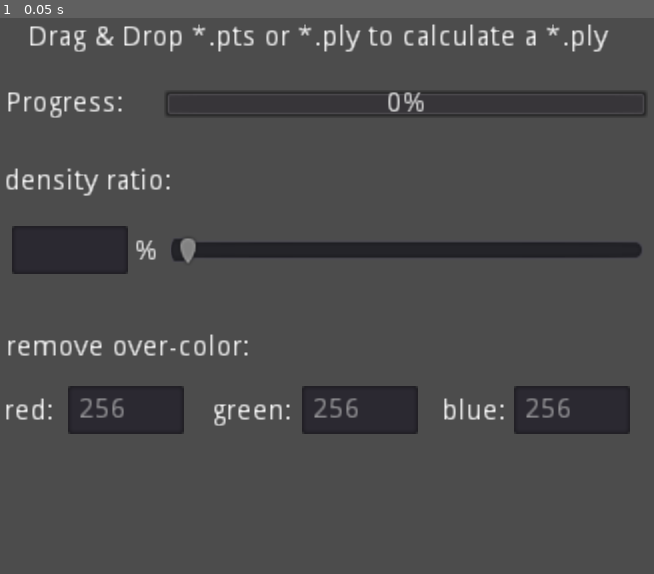
Above: before the commit, frame 1.
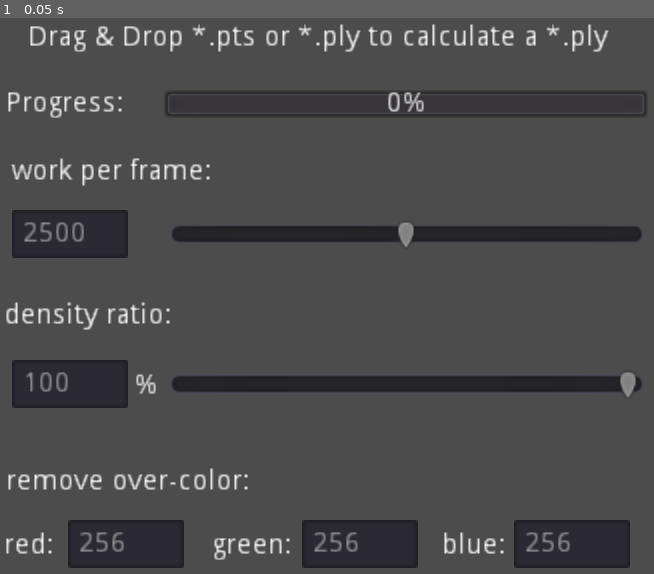
Above: after the commit, the same moment.

Repository: is2you2/pts_to_ply
Game: Godot game, scene res://Main.tscn
The game is run twice, just before and just after one commit, with the same random seed, the same clock (stepped at 60 frames per second) and the same inputs.
Inputs:
- Up to frame 1 (0.05 s): no input

The runs differ from the first frame. In frame 1, 19% of the frame differs, in the area x 0-99%, y 25-99%.

Commit message:
포인트 클라우드 밀도에 따른 감소처리

Diff:
--- a/Main.gd
+++ b/Main.gd
@@ -3,6 +3,8 @@
 
 func _ready():
 	get_tree().connect("files_dropped", self, 'drag_drop')
+	$PercentEdit.placeholder_text = str($PercentSlider.value)
+	$PercentEdit2.placeholder_text = str($PercentSlider2.value)
 
 const form:= [
 	'ply',
@@ -46,7 +48,7 @@
 	var result:= File.new()
 	var rerr:= result.open(_orig_dir_path + _orig_name + '_result.ply', File.WRITE)
 	var total_vertex_count:int
-	# 아래부터 파일 직접 편집
+	# 아래부터 파일 직접 편집, 헤더 부분
 	if _orig_ext == 'pts': # 입력파일이 pts인경우 헤더처리 진행
 		var count_line:= file.get_line()
 		total_vertex_count = int(count_line)
@@ -61,32 +63,64 @@
 			if line[0] == 'element' and line[1] == 'vertex':
 				total_vertex_count = int(line[2])
 	return
-	var work_count:= 0
-	var f_line:String
+	# 클라우드 포인트 부분
+	var work_count:= 0 # 현재 작업량
+	# 색상 초과 제한
+	var color_limit:= {
+		'red': 256,
+		'green': 256,
+		'blue': 256,
+	}
+	if $RedCol.text:
+		color_limit['red'] = int($RedCol.text)
+	if $GreenCol.text:
+		color_limit['green'] = int($GreenCol.text)
+	if $BlueCol.text:
+		color_limit['blue'] = int($BlueCol.text)
+	var line:String
+	var ratio:= 0.0
+	var last_ratio_hundred:= 0
 	while not file.eof_reached():
-		f_line = file.get_line()
-		if not f_line:
-			break
-		result.store_line(f_line)
+		line = file.get_line()
+		if not line: break
+		ratio += density_ratio
+		if ratio > 1000: ratio -= 1000
+		var ratio_hundred:= int(ratio / 100)
+		if last_ratio_hundred == ratio_hundred:
+			total_vertex_count -= 1
+			continue
+		last_ratio_hundred = ratio_hundred
+		result.store_line(line)
 		$current.text = str(file.get_position())
 		work_count += 1
-		if work_count >= BUNDLE_COUNT:
+		if work_count >= work_limit:
 			work_count = 0
-			yield(get_tree, "physics_frame")
+			yield(get_tree, "idle_frame")
 	result.flush()
 	result.close()
 	file.close()
 	get_tree.quit()
 
 # 한번에 처리하는 줄 수
-const BUNDLE_COUNT:= 3000
+var work_limit:= 2500
+var density_ratio:= 100.0
 
 func _on_LineEdit_text_changed(new_text):
 	if new_text:
 		$PercentSlider.value = float(new_text)
-		$PercentSlider.editable = false
-	else:
-		$PercentSlider.editable = true
+	$PercentSlider.editable = not bool(new_text)
+	density_ratio = float(new_text)
 
 func _on_PercentSlider_value_changed(value):
 	$PercentEdit.placeholder_text = str(value)
+	density_ratio = float(value)
+
+func _on_PercentEdit2_text_changed(new_text):
+	if new_text:
+		$PercentSlider2.value = int(new_text)
+	$PercentSlider2.editable = not bool(new_text)
+	work_limit = int(new_text)
+
+func _on_PercentSlider2_value_changed(value):
+	$PercentEdit2.placeholder_text = str(value)
+	work_limit = int(value)
--- a/Main.tscn
+++ b/Main.tscn
@@ -21,6 +21,13 @@
 margin_bottom = 61.0
 text = "Progress: "
 
+[node name="Label8" type="Label" parent="."]
+margin_left = 27.0
+margin_top = 81.0
+margin_right = 90.0
+margin_bottom = 95.0
+text = "work per frame:"
+
 [node name="ProgressBar" type="ProgressBar" parent="."]
 margin_left = 103.0
 margin_top = 47.0
@@ -29,81 +36,98 @@
 
 [node name="Label2" type="Label" parent="."]
 margin_left = 23.0
-margin_top = 86.0
+margin_top = 153.0
 margin_right = 111.0
-margin_bottom = 100.0
+margin_bottom = 167.0
 text = "density ratio: "
 
 [node name="Label4" type="Label" parent="."]
 margin_left = 23.0
-margin_top = 201.0
+margin_top = 268.0
 margin_right = 48.0
-margin_bottom = 215.0
+margin_bottom = 282.0
 text = "red:"
 
 [node name="Label5" type="Label" parent="."]
 margin_left = 127.0
-margin_top = 201.0
+margin_top = 268.0
 margin_right = 167.0
-margin_bottom = 215.0
+margin_bottom = 282.0
 text = "green:"
 
 [node name="Label6" type="Label" parent="."]
 margin_left = 242.0
-margin_top = 201.0
+margin_top = 268.0
 margin_right = 274.0
-margin_bottom = 215.0
+margin_bottom = 282.0
 text = "blue:"
 
 [node name="Label3" type="Label" parent="."]
 margin_left = 24.0
-margin_top = 169.0
+margin_top = 236.0
 margin_right = 146.0
-margin_bottom = 183.0
+margin_bottom = 250.0
 text = "remove over-color:"
 
 [node name="Label7" type="Label" parent="."]
 margin_left = 88.0
-margin_top = 121.0
+margin_top = 188.0
 margin_right = 100.0
-margin_bottom = 135.0
+margin_bottom = 202.0
 text = "%"
 
 [node name="PercentSlider" type="HSlider" parent="."]
 margin_left = 106.0
-margin_top = 119.0
+margin_top = 186.0
 margin_right = 343.0
-margin_bottom = 135.0
+margin_bottom = 202.0
 min_value = 0.1
 step = 0.1
-value = 1.0
+value = 100.0
 
 [node name="PercentEdit" type="LineEdit" parent="."]
 margin_left = 27.0
-margin_top = 115.0
+margin_top = 182.0
 margin_right = 85.0
-margin_bottom = 139.0
+margin_bottom = 206.0
+
+[node name="PercentSlider2" type="HSlider" parent="."]
+margin_left = 106.0
+margin_top = 111.0
+margin_right = 343.0
+margin_bottom = 127.0
+min_value = 1.0
+max_value = 5000.0
+value = 2500.0
+
+[node name="PercentEdit2" type="LineEdit" parent="."]
+margin_left = 27.0
+margin_top = 107.0
+margin_right = 85.0
+margin_bottom = 131.0
 
 [node name="RedCol" type="LineEdit" parent="."]
 margin_left = 55.0
-margin_top = 195.0
+margin_top = 262.0
 margin_right = 113.0
-margin_bottom = 219.0
+margin_bottom = 286.0
 placeholder_text = "256"
 
 [node name="GreenCol" type="LineEdit" parent="."]
 margin_left = 172.0
-margin_top = 195.0
+margin_top = 262.0
 margin_right = 230.0
-margin_bottom = 219.0
+margin_bottom = 286.0
 placeholder_text = "256"
 
 [node name="BlueCol" type="LineEdit" parent="."]
 margin_left = 278.0
-margin_top = 195.0
+margin_top = 262.0
 margin_right = 336.0
-margin_bottom = 219.0
+margin_bottom = 286.0
 placeholder_text = "256"
 
 [connection signal="value_changed" from="PercentSlider" to="." method="_on_PercentSlider_value_changed"]
 [connection signal="text_changed" from="PercentEdit" to="." method="_on_LineEdit_text_changed"]
+[connection signal="value_changed" from="PercentSlider2" to="." method="_on_PercentSlider2_value_changed"]
+[connection signal="text_changed" from="PercentEdit2" to="." method="_on_PercentEdit2_text_changed"]
